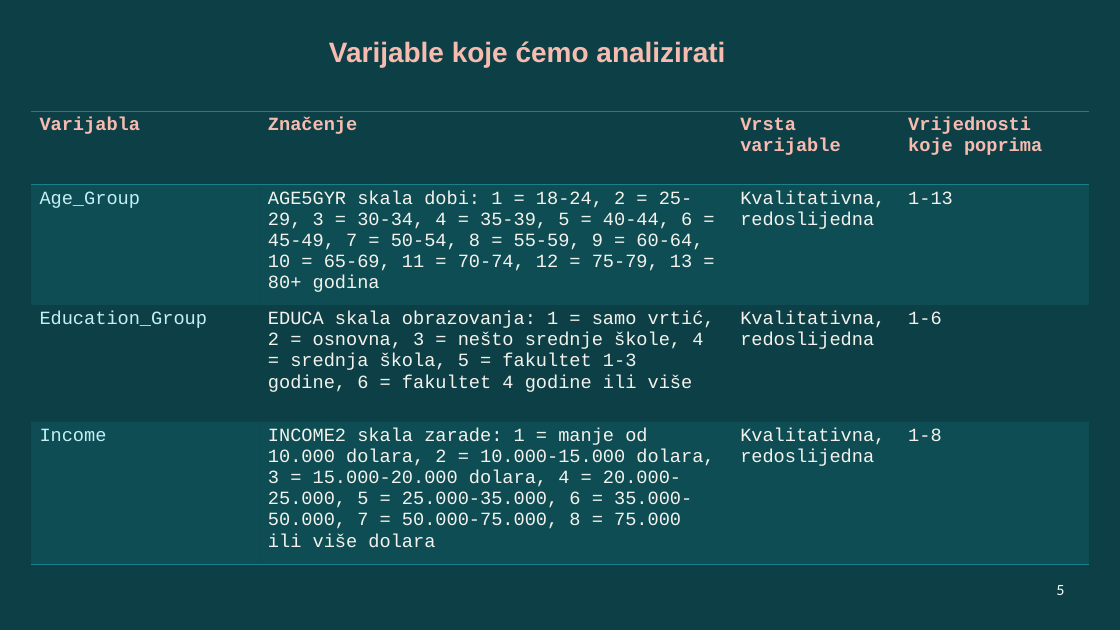
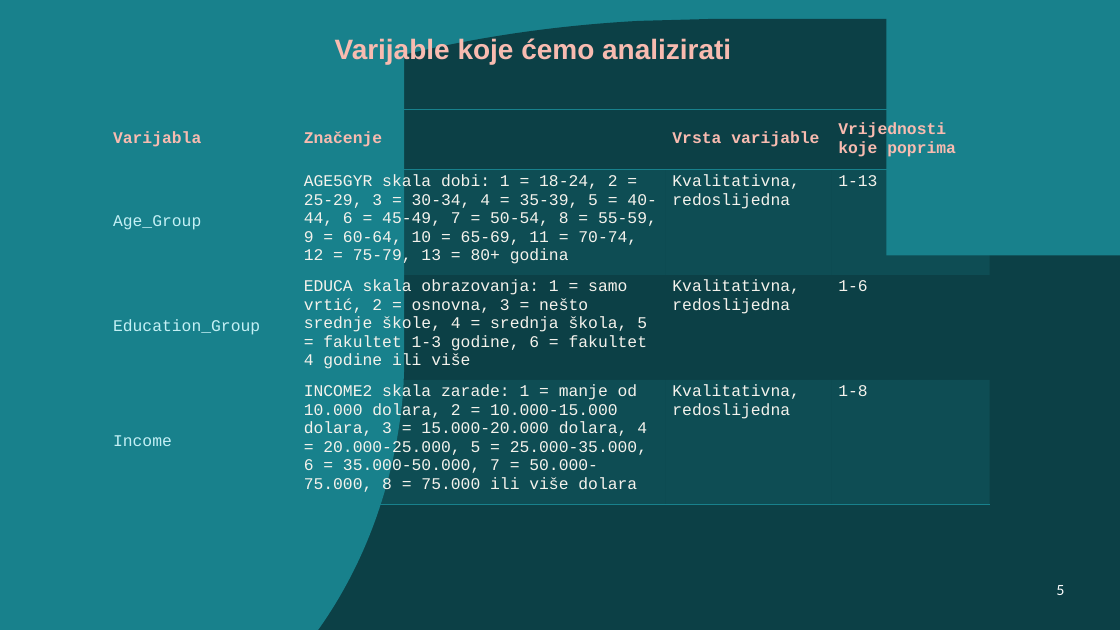
Before and after one commit to jfletcher20/diabetes-health-indicators-analysis, a slide deck: slide 5 of MULTIVARIJANTNA I DUBINSKA ANALIZA PODATAKA.pptx. Drawn at 1120x630 pixels with LibreOffice and Linux fonts; fonts in the diff are those of the drawing. Boxes give left, top, right and bottom in pixels: in the first picture for what was removed or moved away, otherwise in the second. Text is boxed around its words. In the diff, an @@ line names an element or a change of style, - is before the commit and + after.

```diff
--- a/MULTIVARIJANTNA I DUBINSKA ANALIZA PODATAKA.pptx
+++ b/MULTIVARIJANTNA I DUBINSKA ANALIZA PODATAKA.pptx
@@ freeform shape added at bbox=[0, 18, 886, 630], fill #0C4046 @@
@@ freeform shape added at bbox=[0, 0, 404, 630], fill #18818C @@
@@ text "Varijable koje ćemo analizirati": place and size @@
-text "Varijable koje ćemo analizirati" at bbox=[329, 41, 725, 67]
+text "Varijable koje ćemo analizirati" at bbox=[335, 37, 731, 64]
@@ table at bbox=[106, 109, 990, 504] @@
@@ size 16 to 14 pt @@
@@ table: place and size @@
-table at bbox=[31, 111, 1089, 552]
+table at bbox=[106, 109, 990, 504]
@@ freeform shape: place and size @@
-freeform shape at bbox=[0, 0, 1120, 630]
+freeform shape at bbox=[150, 255, 1120, 630]
```
Also in this commit, not shown: 7 other slides changed, 13 slides added, 9 slides removed, 11 other files.
